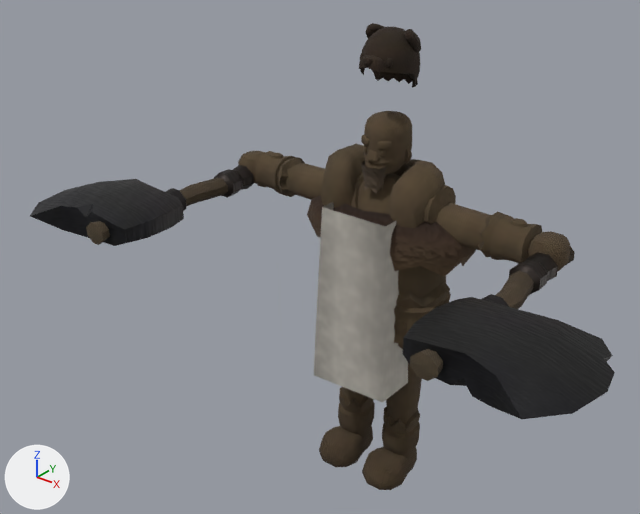
Before and after pictures for a commit that changed the glTF model csharp/Unciv.Godot/Packs/units/models/unit/Berserker.glb.
Both versions are drawn from a camera (50 mm lens) standing at (0.957, -1.415, 1.354) and looking at (-0.051, -0.155, 0.573). Lighting does not change. The marker at lower left points along +X, +Y and +Z. The older version comes first. Where no turn or scale is listed for an object, it has been applied to the vertices. Vertices at exactly the same position are counted once.

Objects in the first picture: '1H_Axe', '1H_Axe_Offhand', 'Barbarian_Hat', 'Warrior'.
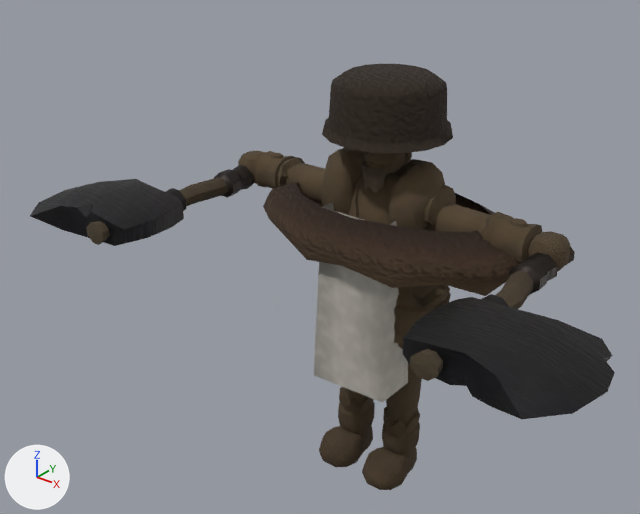
Where the change shows, as pixel boxes (x1, y1, x2, y2) in the pictures (640 x 514 px):
'Warrior', reshaped (12% taller)
    before: (238, 111, 571, 490)
    after: (238, 64, 571, 490)
'Barbarian_Hat', deleted
    before: (359, 23, 421, 88)
part 1 of me_mesh_skinned, added
    after: (322, 64, 453, 154)
part 2 of me_mesh_skinned, surface changed
    before: (307, 195, 476, 277)
    after: (263, 182, 518, 296)

What the commit changed:
me_mesh_skinned is used by ob_warrior; location (0.0, 0.0, -0.011).
me_mesh_skinned had 2465 vertices, 4517 faces and spanned x -0.4..0.4, y -0.124..0.122, z 0.011..0.858.
me_mesh_skinned now has 2547 vertices, 4677 faces and spans x -0.4..0.4, y -0.17..0.168, z 0.011..0.936.
me_mesh_skinned part 1: a new loose piece of 82 vertices spanning x -0.131..0.131, y -0.135..0.127, z 0.818..0.936, in mat_fur.
me_mesh_skinned part 2: 96 kept faces spanning x -0.307..0.344, y -0.17..0.168, z 0.555..0.679 get new texture (UV) coordinates.
Other edits to the shape of me_mesh_skinned do not show in these pictures.
Object 'Barbarian_Hat' (ob_barbarian_hat) is deleted.
